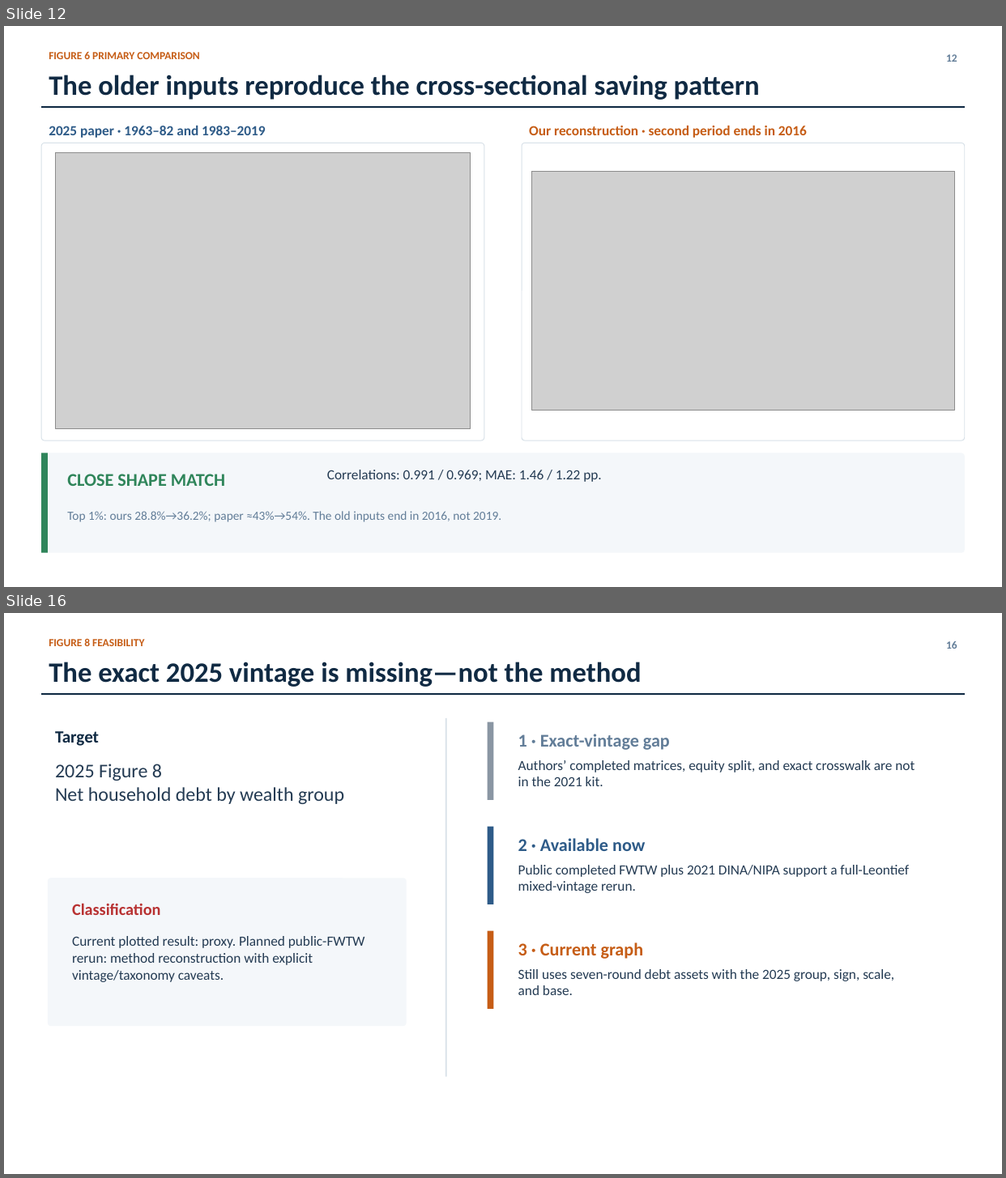
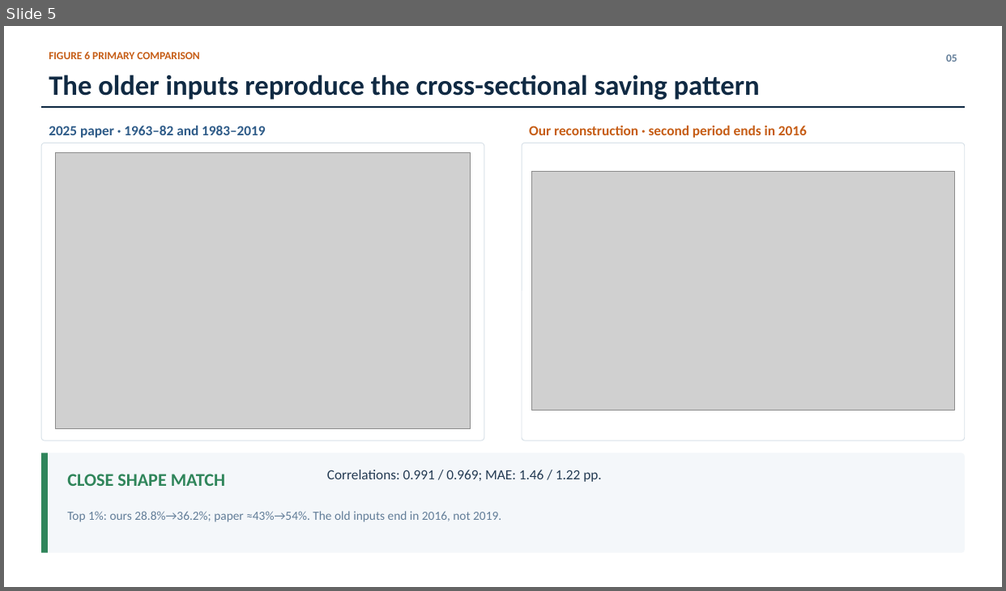
Before and after one commit to lorenz-gorini/mian-sufi-straub2025-saving-glut-replication, a slide deck: Presentation/4_figure_comparison/presentation.pptx. Shown one above the other, each under a label of ours: slides 12 and 16 before the commit, slide 5 after it; the slides between them are not shown. The pictures are 1006x1178 and 1006x591 pixels, drawn with LibreOffice and Linux fonts; fonts in the diff are those of the drawing; grey boxes stand for pictures. Boxes give left, top, right and bottom in pixels: in the first picture for what was removed or moved away, otherwise in the second. Text is boxed around its words. In the diff, an @@ line names an element or a change of style, - is before the commit and + after.

Commit message:
Refresh comparison + extension presentation decks
- add direct Figure 6 and Figure 8 comparisons
- move wealth and heatmap diagnostics to the extension deck
- update presentation sources, QA contracts, and project records

```diff
--- a/Presentation/4_figure_comparison/presentation.pptx
+++ b/Presentation/4_figure_comparison/presentation.pptx
@@ slide 16 removed at <box>4,613,1002,1174</box>, background #FFFFFF @@
@@ text removed at <box>49,639,144,646</box> @@
-FIGURE 8 FEASIBILITY
@@ text removed at <box>946,641,957,649</box> @@
-16
@@ text removed at <box>49,662,641,687</box> @@
-The exact 2025 vintage is missing—not the method
@@ rectangle removed at <box>41,693,965,695</box> @@
@@ text removed at <box>55,731,99,746</box> @@
-Target
@@ rectangle removed at <box>445,718,447,1077</box> @@
@@ rectangle removed at <box>488,722,493,800</box> @@
@@ text removed at <box>518,734,670,750</box> @@
-1 · Exact-vintage gap
@@ text removed at <box>55,764,344,804</box> @@
-2025 Figure 8
-Net household debt by wealth group
@@ text removed at <box>518,760,914,786</box> @@
-Authors’ completed matrices, equity split, and exact crosswalk are not in the 2021 kit.
@@ rectangle removed at <box>488,826,493,905</box> @@
@@ text removed at <box>518,838,645,851</box> @@
-2 · Available now
@@ rounded rectangle removed at <box>48,878,406,1026</box> @@
@@ text removed at <box>518,865,909,893</box> @@
-Public completed FWTW plus 2021 DINA/NIPA support a full-Leontief mixed-vintage rerun.
@@ text removed at <box>72,903,160,915</box> @@
-Classification
@@ text removed at <box>72,936,365,982</box> @@
-Current plotted result: proxy. Planned public-FWTW rerun: method reconstruction with explicit vintage/taxonomy caveats.
@@ rectangle removed at <box>488,931,493,1009</box> @@
@@ text removed at <box>518,943,644,959</box> @@
-3 · Current graph
@@ text removed at <box>518,969,894,995</box> @@
-Still uses seven-round debt assets with the 2025 group, sign, scale, and base.
@@ what was slide 12 is now slide 5 @@
@@ slide 5 changed as well @@
@@ text at <box>946,54,957,62</box>: text changed @@
-12
+05
```
Also in this commit, not shown: 6 other slides changed, 10 other slides removed, 21 other files.
